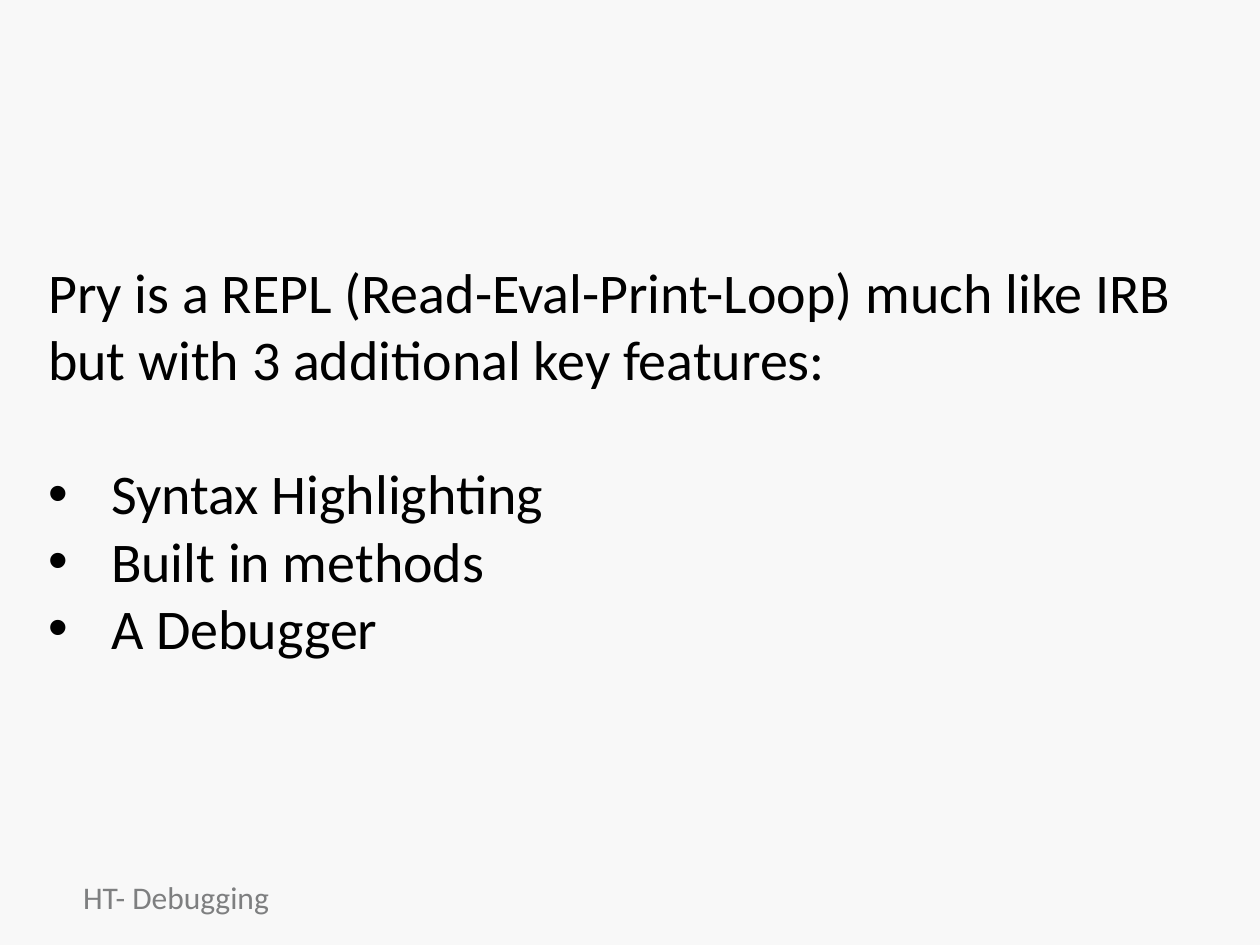
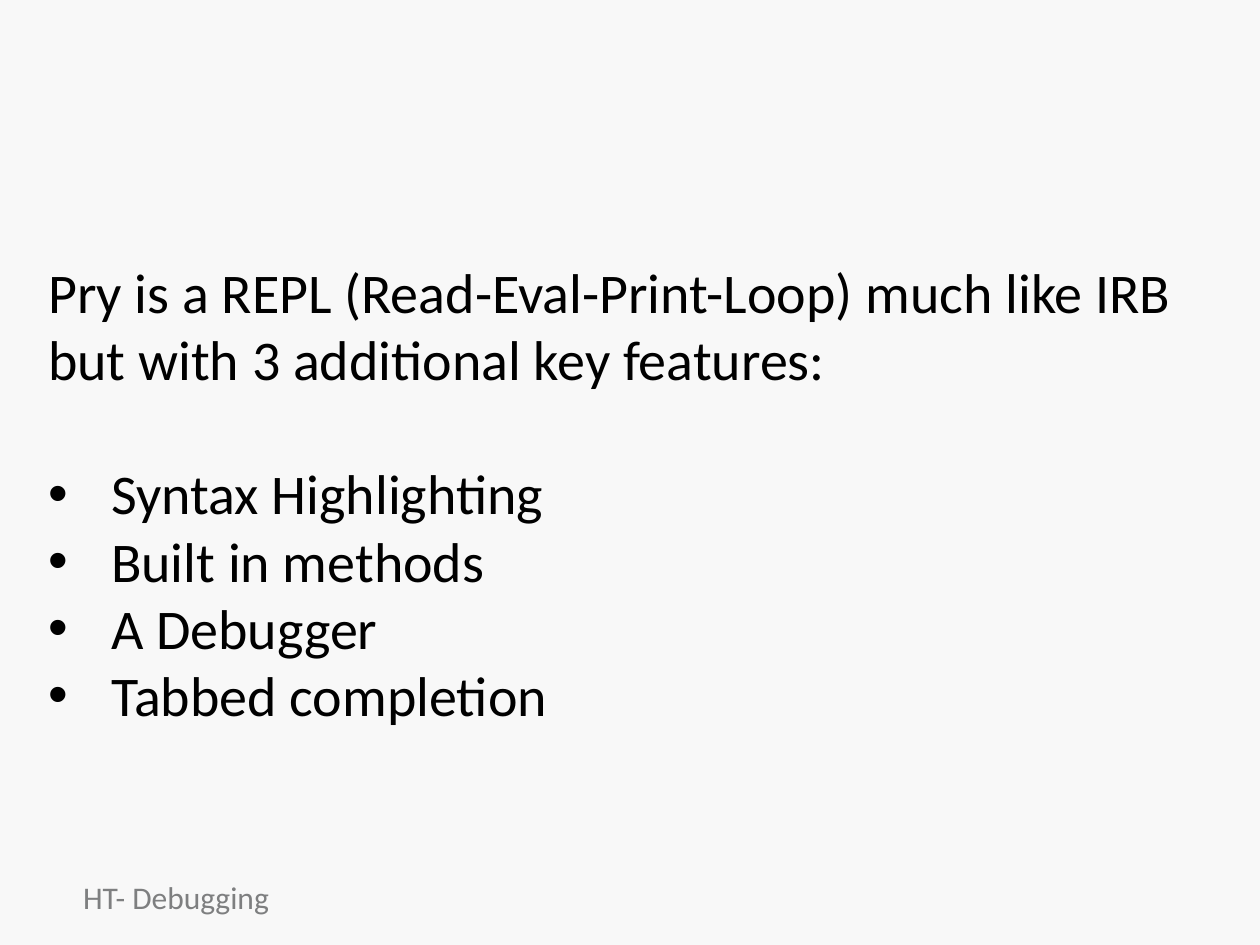
Before and after one commit to jumpcheng/debugging_notes, a slide deck: slide 15 of HT-debugging-basics.pptx (slide 7 before the commit). Drawn at 1260x945 pixels with LibreOffice and Linux fonts; fonts in the diff are those of the drawing; background and template pictures are left out. Boxes give left, top, right and bottom in pixels: in the first picture for what was removed or moved away, otherwise in the second. Text is boxed around its words. In the diff, an @@ line names an element or a change of style, - is before the commit and + after.

```diff
--- a/HT-debugging-basics.pptx
+++ b/HT-debugging-basics.pptx
@@ text at <box>111,677,547,725</box>: paragraph added @@
+• Tabbed completion
```
Also in this commit, not shown: 1 other slide changed, 14 slides added, 2 slides removed, 1 other file.
